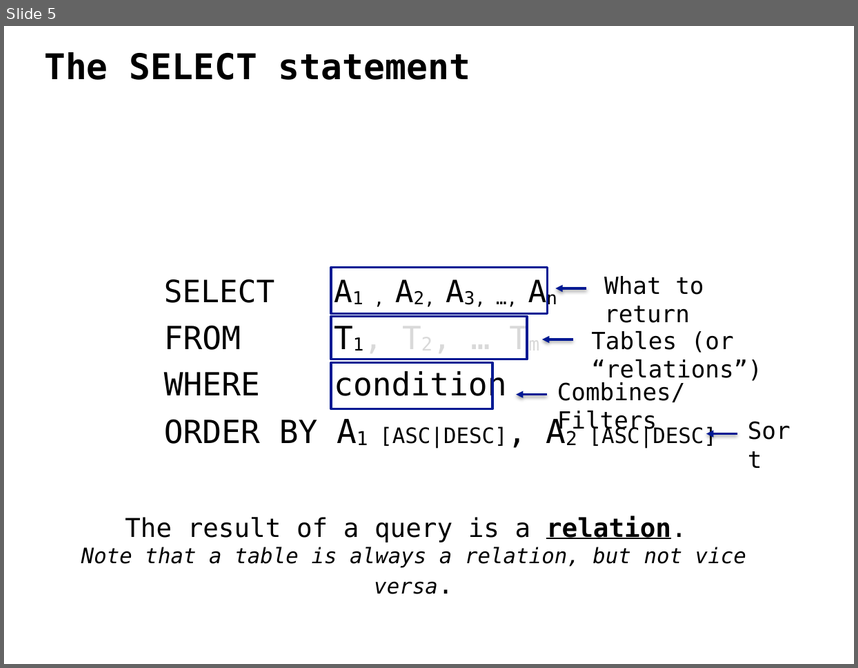
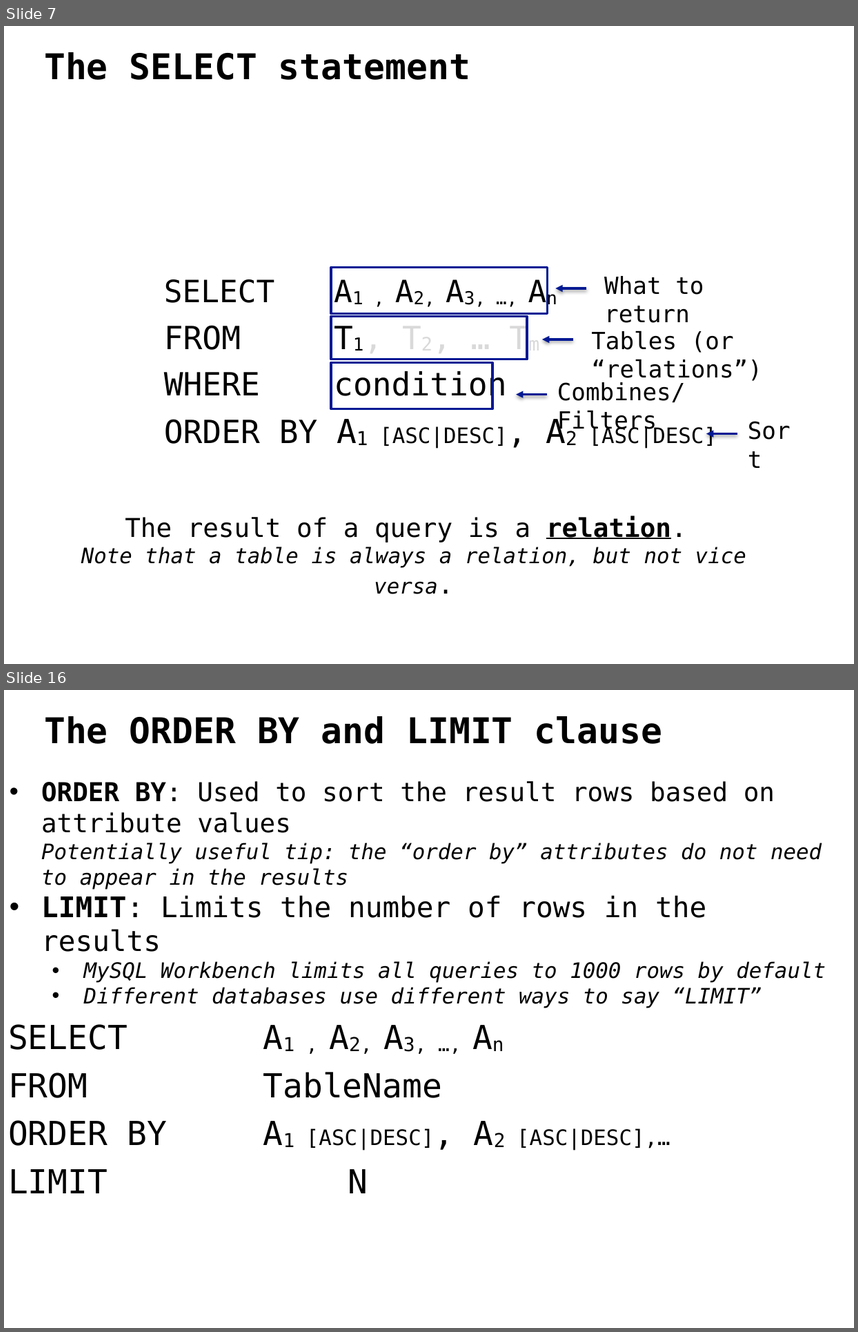
Before and after one commit to ipeirotis/dealing_with_data, a slide deck: 3-SQL/C-SQL.pptx. Shown one above the other, each under a label of ours: slide 5 before the commit, slides 7 and 16 after it; the slides between them are not shown. The pictures are 858x668 and 858x1332 pixels, drawn with LibreOffice and Linux fonts; fonts in the diff are those of the drawing. Boxes give left, top, right and bottom in pixels: in the first picture for what was removed or moved away, otherwise in the second. Text is boxed around its words. In the diff, an @@ line names an element or a change of style, - is before the commit and + after.

```diff
--- a/3-SQL/C-SQL.pptx
+++ b/3-SQL/C-SQL.pptx
@@ slide 16 added at box(4, 690, 854, 1328), background #FFFFFF @@
@@ text added at box(44, 716, 662, 744), 30 pt, text #000000, bold @@
+The ORDER BY and LIMIT clause
@@ text added at box(41, 781, 826, 1008), 18 pt, text #000000, italic @@
+• ORDER BY: Used to sort the result rows based on attribute values
+  Potentially useful tip: the “order by” attributes do not need to appear in the results
+• LIMIT: Limits the number of rows in the results
+  • MySQL Workbench limits all queries to 1000 rows by default
+  • Different databases use different ways to say “LIMIT”
@@ text added at box(8, 1024, 670, 1193), 28 pt, text #000000 @@
+SELECT A1 , A2, A3, …, An
+FROM TableName
+ORDER BY A1 [ASC|DESC], A2 [ASC|DESC],…
+LIMIT N
@@ what was slide 5 is now slide 7 @@
```
Also in this commit, not shown: 9 slides changed, 11 other slides added, 1 slide removed.
